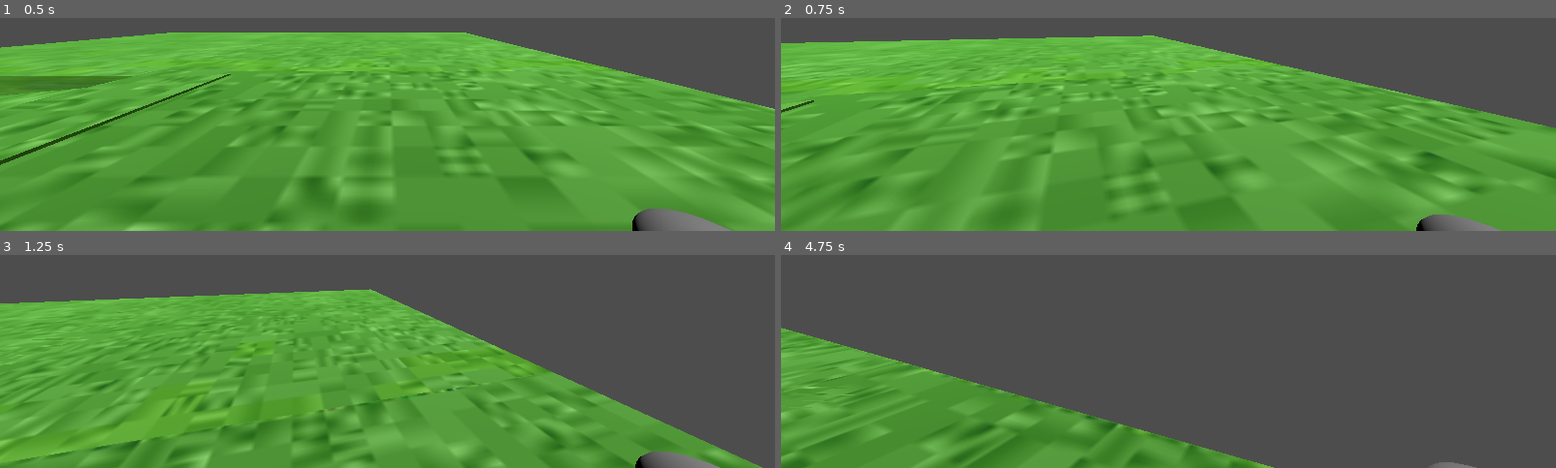
Above: before the commit, frames 1-4 (two rows, left to right).
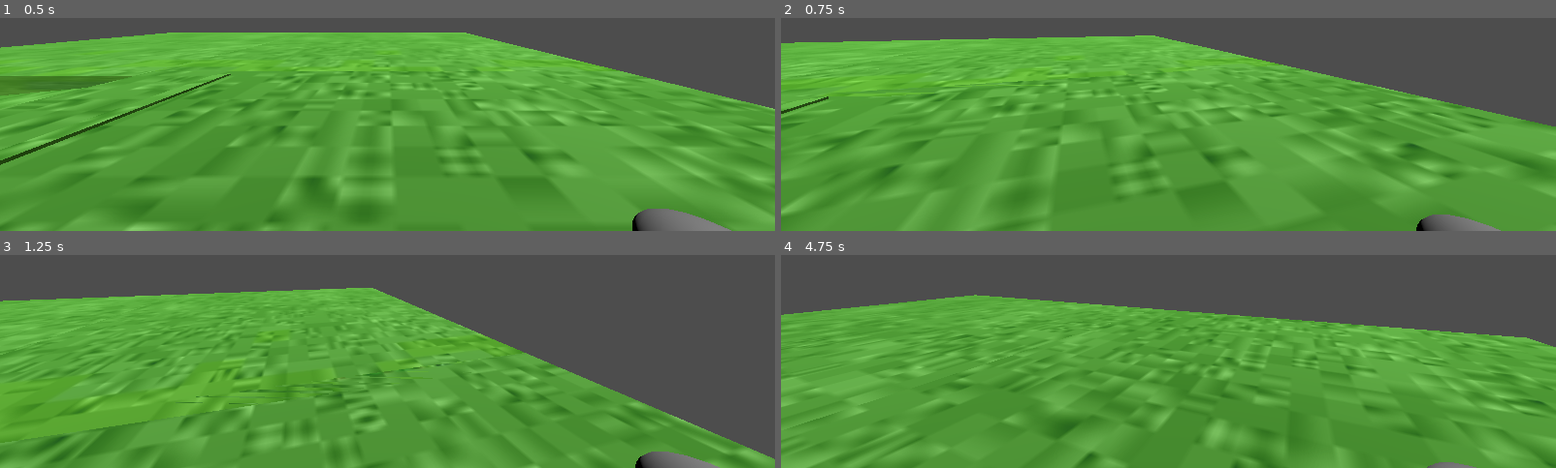
Above: after the commit, the same moments.

Repository: arrowira/DarkFantasyRPG
Game: Godot game, scene res://Scenes/Main.tscn
Two runs of this game, one before a commit and one after it. Both use one fixed random seed, a clock stepped at 60 frames per second and the inputs below.
Inputs (mouse positions are in pixels of both pictures, inside the frame that each line leads up to):
- Up to frame 1 (0.5 s): no input
- Up to frame 2 (0.75 s): move the mouse to (outside the picture) at 0.52 s; hold W (Forward) from 0.53 s (still down); hold Shift (Sprint, bound only after the commit) from 0.53 s (still down)
- Up to frame 3 (1.25 s): keep holding W (Forward); keep holding Shift (Sprint, bound only after the commit); tap Space (Jump) at 0.77 s
- Up to frame 4 (4.75 s): keep holding W (Forward); move the mouse to (outside the picture) at 1.27 s; release Shift (Sprint, bound only after the commit) at 1.28 s; tap Shift (Sprint, bound only after the commit) at 1.35, 2.85, 4.35 s; tap Space (Jump) at 1.52, 3.02, 3.77, 4.52 s; move the mouse to (outside the picture) at 2.02 s; hold Shift (Sprint, bound only after the commit) 2.03-2.78 s; move the mouse to (1160, 257) at 2.77 s; move the mouse to (1222, 255) at 3.52 s; hold Shift (Sprint, bound only after the commit) 3.53-4.28 s; move the mouse to (outside the picture) at 4.27 s

Frame 1 is identical in both runs. In frame 2, 6.7% of the frame differs, in the area x 0-100%, y 8-100%; in frame 3, 13%; in frame 4, 54%, in the area x 0-100%, y 18-100%.

Commit message:
Sprinting

Diff:
--- a/dark-fantasy-rpg/Scripts/PlayerMovement.gd
+++ b/dark-fantasy-rpg/Scripts/PlayerMovement.gd
@@ -1,6 +1,6 @@
 extends CharacterBody3D
 
-var PlayerSpeed = 1
+var PlayerSpeed = 0.5
 
 var Jump = false
 var JumpVelocity = 2
@@ -9,6 +9,9 @@
 var Gravity = 0
 var Grounded = false
 var Friction = 0.9
+
+var SprintMod = 1.4
+var Sprint = 1
 
 var MouseSense = 0.005
 var CamPitch = 0
@@ -22,11 +25,16 @@
 	var InputDir = Input.get_vector("Left","Right", "Forward", "Backward")
 	var Dir = (transform.basis * Vector3(InputDir.x, 0, InputDir.y)).normalized()
 	if(Grounded == true):
-		velocity+=Dir*PlayerSpeed
+		velocity+=Dir*(PlayerSpeed * SprintMod)
 	else:
 		velocity+=Dir*(PlayerSpeed*JumpSlowMod)
 	velocity.x*=Friction
 	velocity.z*=Friction
+
+	if(Input.is_action_pressed("Sprint") && Grounded == true):
+		Sprint = SprintMod
+	else:
+		Sprint = 1
 
 	if(Input.is_action_pressed("Jump") && Jump == true):
 		velocity.y+=JumpVelocity
--- a/dark-fantasy-rpg/project.godot
+++ b/dark-fantasy-rpg/project.godot
@@ -42,3 +42,8 @@
 "events": [Object(InputEventKey,"resource_local_to_scene":false,"resource_name":"","device":-1,"window_id":0,"alt_press …(191 unchanged characters)…
 ]
 }
+Sprint={
+"deadzone": 0.2,
+"events": [Object(InputEventKey,"resource_local_to_scene":false,"resource_name":"","device":-1,"window_id":0,"alt_pressed":false,"shift_pressed":false,"ctrl_pressed":false,"meta_pressed":false,"pressed":false,"keycode":0,"physical_keycode":4194325,"key_label":0,"unicode":0,"location":0,"echo":false,"script":null)
+]
+}
